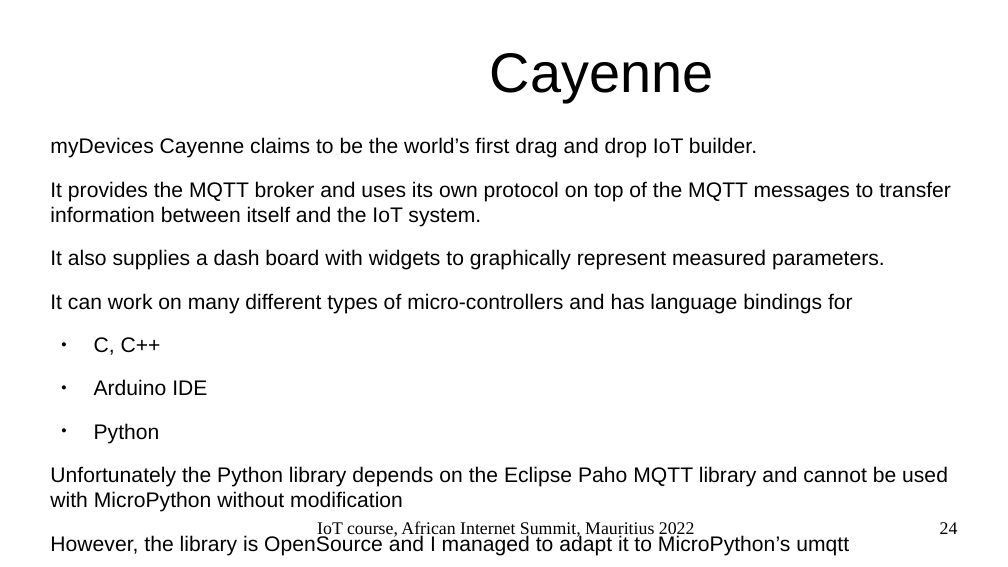
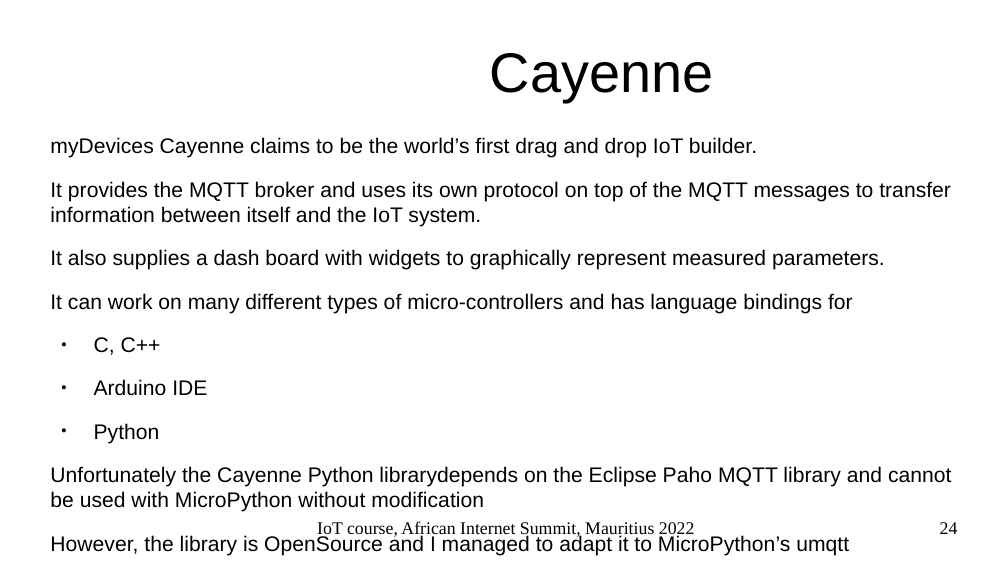
Before and after one commit to uraich/AIS-2022_IoT_Tutorial, a slide deck: slide 24 of slides/ais2022_lect2.odp. Drawn at 1008x567 pixels with LibreOffice and Linux fonts; fonts in the diff are those of the drawing; background and template pictures are left out. Boxes give left, top, right and bottom in pixels: in the first picture for what was removed or moved away, otherwise in the second. Text is boxed around its words. In the diff, an @@ line names an element or a change of style, - is before the commit and + after.

```diff
--- a/slides/ais2022_lect2.odp
+++ b/slides/ais2022_lect2.odp
@@ text at <box>50,466,951,512</box>: text changed @@
-Unfortunately the Python library depends on the Eclipse Paho MQTT library and cannot be used with MicroPython without modification
+Unfortunately the Cayenne Python librarydepends on the Eclipse Paho MQTT library and cannot be used with MicroPython without modification
```
Also in this commit, not shown: 16 other slides changed, 1 slide added, 2 other files.
